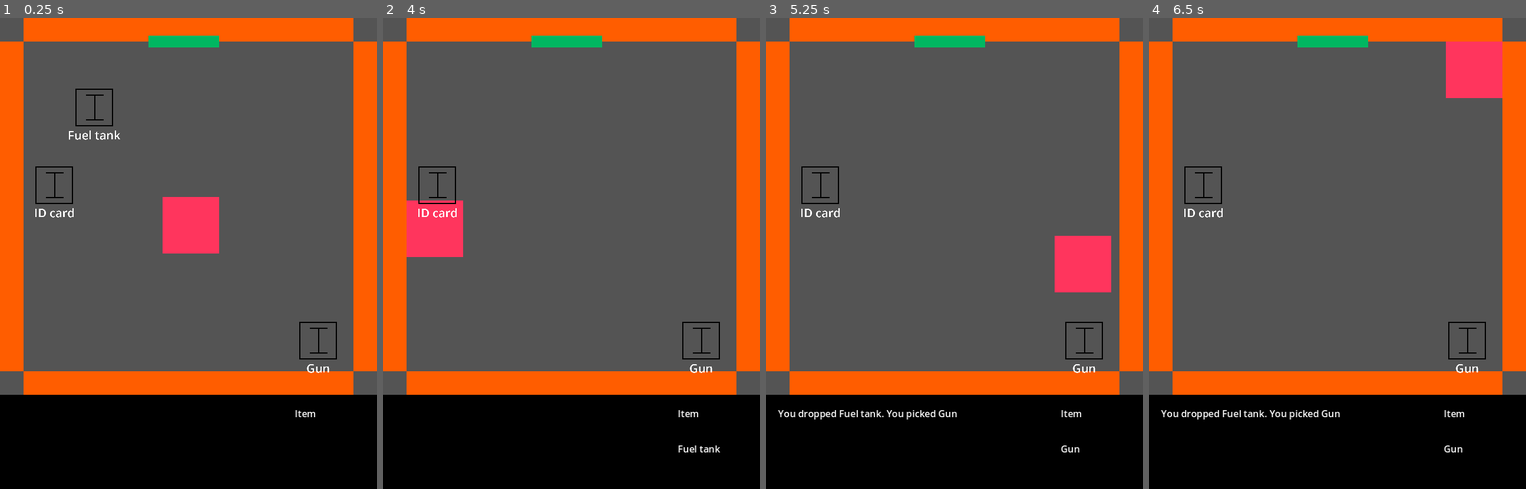
Above: before the commit, frames 1-4 (left to right).
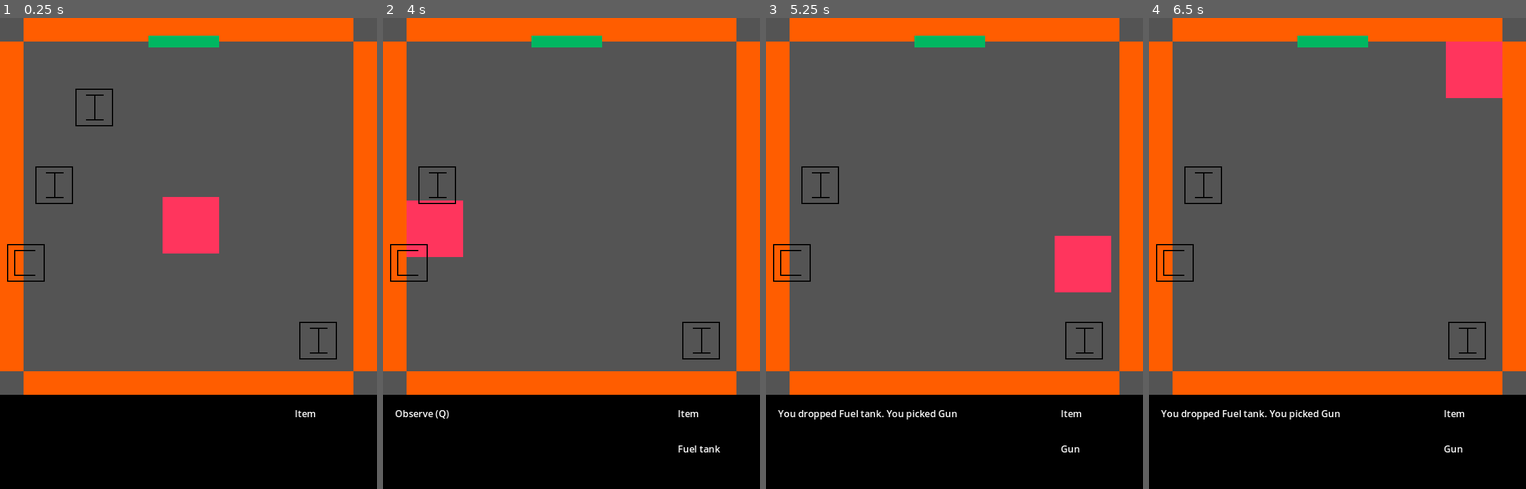
Above: after the commit, the same moments.

Repository: Kehos/ldjam54-limitedspace
Game: Godot game, scene res://scenes/Game/Game.tscn
The game is run twice, just before and just after one commit, with the same random seed, the same clock (stepped at 60 frames per second) and the same inputs.
Inputs:
- Up to frame 1 (0.25 s): no input
- Up to frame 2 (4 s): tap Enter at 0.5, 2, 3.5 s; hold Up (ui_up) 0.53-2.03 s; tap E (interact) at 0.6, 1.55, 2.1, 3.05, 3.6 s; tap Q (observe) at 0.8, 1.35, 2.3, 2.85, 3.8 s; tap Space at 1.25, 2.75 s; hold Left (ui_left) 2.03-3.53 s; hold Down (ui_down) from 3.53 s (still down)
- Up to frame 3 (5.25 s): release Down (ui_down) at 4.28 s; hold Right (ui_right) 4.28-5.03 s; tap Q (observe) at 4.35 s; tap E (interact) at 4.55, 5.1 s; hold Up (ui_up) from 5.03 s (still down)
- Up to frame 4 (6.5 s): tap Q (observe) at 5.3, 5.85 s; release Up (ui_up) at 5.78 s; hold Right (ui_right) from 5.78 s (still down); tap E (interact) at 6.05 s

The runs differ from the first frame. In frame 1, 0.3% of the frame differs, in the area x 1-88%, y 23-76%; in frame 2, 0.4%, in the area x 1-88%, y 40-86%; in frame 3, 0.2%; in frame 4, 0.2%.

Commit message:
Added clues to game. Pending review clue assignation

Diff:
--- a/project.godot
+++ b/project.godot
@@ -46,6 +46,7 @@
 2d_physics/layer_2="Wall"
 2d_physics/layer_3="Item"
 2d_physics/layer_4="Door"
+2d_physics/layer_5="Clue"
 
 [rendering]
 
--- a/scenes/Game/Game.tscn
+++ b/scenes/Game/Game.tscn
@@ -1,7 +1,8 @@
-[gd_scene load_steps=9 format=3 uid="uid://cu7av6n17dgcx"]
+[gd_scene load_steps=10 format=3 uid="uid://cu7av6n17dgcx"]
 
 [ext_resource type="Script" path="res://scripts/Game/Game.gd" id="1_my73j"]
 [ext_resource type="PackedScene" uid="uid://dx03pkfdnfqiu" path="res://scenes/Item/BaseItem.tscn" id="2_4jxkh"]
+[ext_resource type="PackedScene" uid="uid://hlik2si4b5tr" path="res://scenes/Item/Clue.tscn" id="3_ayx12"]
 [ext_resource type="Texture2D" uid="uid://chvlxbofl8apy" path="res://sprites/canvas.png" id="17_xlaai"]
 [ext_resource type="PackedScene" uid="uid://c1nrbckcck5ta" path="res://scenes/Player/Player.tscn" id="18_07pcf"]
 [ext_resource type="PackedScene" uid="uid://dheilki3k0dms" path="res://scenes/Game/Door.tscn" id="19_q828k"]
@@ -14,6 +15,7 @@
 [node name="Game" type="Node"]
 script = ExtResource("1_my73j")
 itemScene = ExtResource("2_4jxkh")
+clueScene = ExtResource("3_ayx12")
 
 [node name="TextureRect" type="TextureRect" parent="."]
 texture_filter = 1
@@ -81,6 +83,13 @@
 Interact (E)"
 fit_content = true
 
+[node name="ClueActionText" type="RichTextLabel" parent="TextsContainer/MarginContainer"]
+visible = false
+layout_mode = 2
+theme_override_font_sizes/normal_font_size = 4
+text = "Observe (Q)"
+fit_content = true
+
 [node name="Inventory" type="PanelContainer" parent="."]
 offset_left = 120.0
 offset_top = 160.0
@@ -146,6 +155,10 @@
 [node name="ClueSpawn4" type="Node2D" parent="ClueSpawns"]
 position = Vector2(57, 149)
 
+[node name="Clues" type="Node" parent="."]
+
+[connection signal="clue_entered" from="Player" to="." method="_on_player_clue_entered"]
+[connection signal="clue_exited" from="Player" to="." method="_on_player_clue_exited"]
 [connection signal="door_entered" from="Player" to="." method="_on_player_door_entered"]
 [connection signal="door_exited" from="Player" to="." method="_on_player_door_exited"]
 [connection signal="item_entered" from="Player" to="." method="_on_player_item_entered"]
--- a/scenes/Item/BaseItem.tscn
+++ b/scenes/Item/BaseItem.tscn
@@ -18,14 +18,3 @@
 
 [node name="CollisionShape2D" type="CollisionShape2D" parent="ItemArea"]
 shape = SubResource("RectangleShape2D_kbaw6")
-
-[node name="Label" type="Label" parent="."]
-offset_left = -31.0
-offset_top = 16.0
-offset_right = 94.0
-offset_bottom = 47.0
-scale = Vector2(0.5, 0.5)
-theme_override_font_sizes/font_size = 20
-text = "XXXXXXXXXX"
-horizontal_alignment = 1
-vertical_alignment = 1
--- /dev/null
+++ b/scenes/Item/Clue.tscn
@@ -0,0 +1,20 @@
+[gd_scene load_steps=4 format=3 uid="uid://hlik2si4b5tr"]
+
+[ext_resource type="Texture2D" uid="uid://cmbdbufd18f86" path="res://sprites/clue_placeholder.png" id="1_4780g"]
+[ext_resource type="Script" path="res://scripts/Item/Item.gd" id="2_ixjve"]
+
+[sub_resource type="RectangleShape2D" id="RectangleShape2D_kbaw6"]
+size = Vector2(32, 32)
+
+[node name="Clue" type="Sprite2D"]
+texture_filter = 1
+scale = Vector2(0.5, 0.5)
+texture = ExtResource("1_4780g")
+script = ExtResource("2_ixjve")
+
+[node name="ClueArea" type="Area2D" parent="."]
+collision_layer = 17
+collision_mask = 17
+
+[node name="CollisionShape2D" type="CollisionShape2D" parent="ClueArea"]
+shape = SubResource("RectangleShape2D_kbaw6")
--- a/scenes/Player/Player.tscn
+++ b/scenes/Player/Player.tscn
@@ -25,7 +25,7 @@
 
 [node name="Area2D" type="Area2D" parent="."]
 collision_layer = 0
-collision_mask = 12
+collision_mask = 28
 
 [node name="CollisionShape2D" type="CollisionShape2D" parent="Area2D"]
 shape = SubResource("RectangleShape2D_u5ytk")
--- a/scripts/Constants.gd
+++ b/scripts/Constants.gd
@@ -58,7 +58,7 @@
 	"A golden ticket for the famous Chocolate Factory", # GOLDEN_KEY
 	"There is a target on the wall from a shooting range", # GUN
 	"Some broken wooden planks, it appears they have been removed with something", # CROWBAR
-	"You can see an empty box of a robbery movie", # LOCKPICK
+	"You can see an empty case from a robbery movie", # LOCKPICK
 	"An alert sign preventing from explosions", # EXPLOSIVE
 	"An old rusted roll of barbed wire", # SHEARS
 	"An advertising brochure for a locksmith", # DOORKNOB
@@ -111,3 +111,4 @@
 # Area element names
 var DOOR_AREA_NAME: String = "DoorArea"
 var ITEM_AREA_NAME: String = "ItemArea"
+var CLUE_AREA_NAME: String = "ClueArea"
--- a/scripts/Game/Game.gd
+++ b/scripts/Game/Game.gd
@@ -1,10 +1,12 @@
 extends Node
 
 @export var itemScene: PackedScene
+@export var clueScene: PackedScene
 
 @onready var textContent: RichTextLabel = $TextsContainer/MarginContainer/CurrentActionText
 @onready var doorActions: RichTextLabel = $TextsContainer/MarginContainer/DoorActionsText
 @onready var itemActions: RichTextLabel = $TextsContainer/MarginContainer/ItemActionsText
+@onready var clueAction: RichTextLabel = $TextsContainer/MarginContainer/ClueActionText
 @onready var itemInHandLabel: RichTextLabel = $Inventory/MarginContainer/VBoxContainer/ItemInHandLabel
 
 # Game properties
@@ -35,13 +37,17 @@
 var itemHoveredId = -1
 var itemInteractable = false
 
+# Clues properties
+var roomClues = []
+@onready var clueSpawns = $ClueSpawns.get_children()
+@onready var cluesContainer: Node = $Clues
+var clueInteractable = false
+
 var rng = RandomNumberGenerator.new()
 
 func _ready():
 	get_dungeon_properties()
 	set_current_room_properties()
-
-	print(playerNode.position)
 
 func _process(_delta):
 	if doorInteractable:
@@ -60,10 +66,15 @@
 		if Input.is_action_just_pressed("interact"):
 			pick_item()
 
+	if clueInteractable:
+		if Input.is_action_just_pressed("observe"):
+			observe_clue()
+
 func get_dungeon_properties():
 	$"/root/GameBuilder".build_game_rooms()
-	roomDoors = $"/root/GameBuilder".get_rooms()
+	roomDoors = $"/root/GameBuilder".get_room_doors()
 	roomItems = $"/root/GameBuilder".get_room_items()
+	roomClues = $"/root/GameBuilder".get_room_clues()
 	for i in itemSpawns:
 		spawnPointStatus.append(-1)
 
@@ -72,6 +83,7 @@
 	currentRoomID = roomDoors[currentRoom]
 	currentRoomItems = roomItems[currentRoom]
 	spawn_items()
+	spawn_clue()
 
 func init_door_properties():
 	doorInteractable = false
@@ -100,16 +112,38 @@
 		spawnPointStatus[randomSpawnPoint] = i
 		item.position = Vector2(itemSpawns[randomSpawnPoint].position)
 
+func spawn_clue():
+	# Delete current clue
+	for item in cluesContainer.get_children():
+		cluesContainer.remove_child(item)
+		item.queue_free()
+
+	# Spawn clue
+	var clue = clueScene.instantiate()
+	clue.item_index = roomClues[currentRoom]
+	cluesContainer.add_child(clue)
+
+	# Assign clue to random spawn point
+	var randomSpawnPoint = rng.randi_range(0, clueSpawns.size() - 1)
+	clue.position = Vector2(clueSpawns[randomSpawnPoint].position)
+
 func go_to_next_room():
 	currentRoom += 1
-	set_current_room_properties()
-	playerNode.position = Vector2(playerInitialPosition)
+	if currentRoom == maxRoom:
+		game_complete()
+	else:
+		set_current_room_properties()
+		playerNode.position = Vector2(playerInitialPosition)
+
+func game_complete():
+	print("GAME COMPLETE!")
 
 # Door
 func _on_player_door_entered():
 	doorInteractable = true
 	textContent.hide()
 	itemActions.hide()
+	clueAction.hide()
 	doorActions.show()
 
 func _on_player_door_exited():
@@ -150,6 +184,7 @@
 	itemInteractable = true
 	textContent.hide()
 	doorActions.hide()
+	clueAction.hide()
 	itemActions.show()
 
 func _on_player_item_exited():
@@ -196,3 +231,21 @@
 func discard_item():
 	itemInHand = -1
 	itemInHandLabel.text = ""
+
+# Clues
+func _on_player_clue_entered():
+	clueInteractable = true
+	textContent.hide()
+	doorActions.hide()
+	itemActions.hide()
+	clueAction.show()
+
+func _on_player_clue_exited():
+	clueInteractable = false
+	clueAction.hide()
+	textContent.hide()
+
+func observe_clue():
+	clueAction.hide()
+	textContent.text = Constants.ITEM_CLUE[currentRoomID]
+	textContent.show()
--- a/scripts/Item/Item.gd
+++ b/scripts/Item/Item.gd
@@ -1,6 +1,3 @@
 extends Sprite2D
 
 @export var item_index: int
-
-func _ready():
-	$Label.text = Constants.ITEM_NAMES[item_index]
--- a/scripts/LevelManager/GameBuilder.gd
+++ b/scripts/LevelManager/GameBuilder.gd
@@ -4,7 +4,7 @@
 
 # Items
 var allItems = []
-var currentItems = []
+var roomDoors = []
 
 # Rooms properties
 var rooms = []
@@ -14,18 +14,26 @@
 var roomItems = []
 var roomKeyItems = []
 
+# Clues
+var roomClues = []
+
 var rng = RandomNumberGenerator.new()
 
 func build_game_rooms():
 	get_items_from_constants()
 	set_room_items()
-	get_items_on_rooms()
+	set_items_on_rooms()
+	set_room_clues()
+	assign_remaining_items()
 
-func get_rooms():
-	return currentItems
+func get_room_doors():
+	return roomDoors
 
 func get_room_items():
 	return roomItems
+
+func get_room_clues():
+	return roomClues
 
 func get_items_from_constants():
 	for index in range(0, Constants.AVAILABLE_ITEMS.size()):
@@ -43,9 +51,9 @@
 	for i in rooms:
 		var itemIndex = allItems.find(i)
 		allItems.remove_at(itemIndex)
-		currentItems.append(i)
+		roomDoors.append(i)
 
-func get_items_on_rooms():
+func set_items_on_rooms():
 	# Init items arrays
 	for i in rooms:
 		roomItems.append([])
@@ -59,6 +67,15 @@
 		roomItems[randomIndex].append(rooms[i])
 		roomKeyItems[randomIndex] += 1
 
+func set_room_clues():
+	# Get clue indexes
+	for i in range(0, roomItems.size()):
+		var room = roomItems[i]
+		for j in range(0, room.size()):
+			if room[j] != roomDoors[0]:
+				roomClues.append(room[j])
+
+func assign_remaining_items():
 	# Add remaining items to fill rooms
 	for i in range(0, allItems.size()):
 		var randomIndex = rng.randi_range(0, roomItems.size() - 1)
--- a/scripts/Player/Player.gd
+++ b/scripts/Player/Player.gd
@@ -4,6 +4,8 @@
 signal door_exited
 signal item_entered
 signal item_exited
+signal clue_entered
+signal clue_exited
 
 const SPEED = 150.0
 
@@ -17,10 +19,13 @@
 		door_entered.emit()
 	if area.name == Constants.ITEM_AREA_NAME:
 		item_entered.emit(area.get_parent().item_index)
+	if area.name == Constants.CLUE_AREA_NAME:
+		clue_entered.emit()
 
 func _on_area_2d_area_exited(area):
-	print("Exits area: ", area.name)
 	if area.name == Constants.DOOR_AREA_NAME:
 		door_exited.emit()
 	if area.name == Constants.ITEM_AREA_NAME:
 		item_exited.emit()
+	if area.name == Constants.CLUE_AREA_NAME:
+		clue_exited.emit()
Binary file added: sprites/clue_placeholder.png
Not shown, added: sprites/clue_placeholder.png.import
